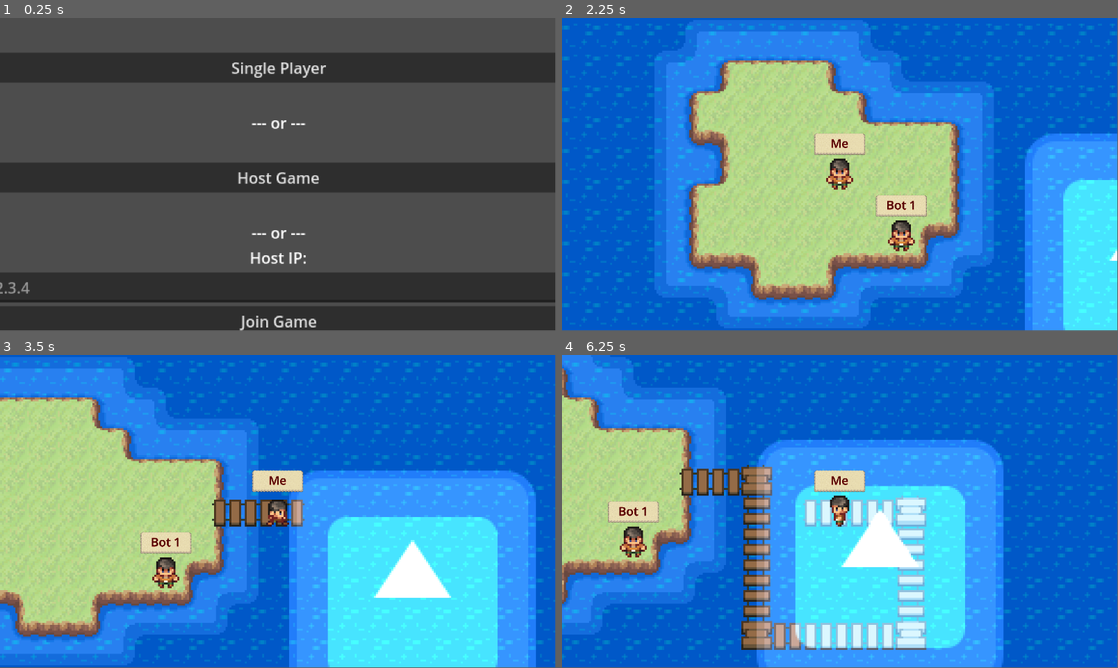
Above: before the commit, frames 1-4 (two rows, left to right).
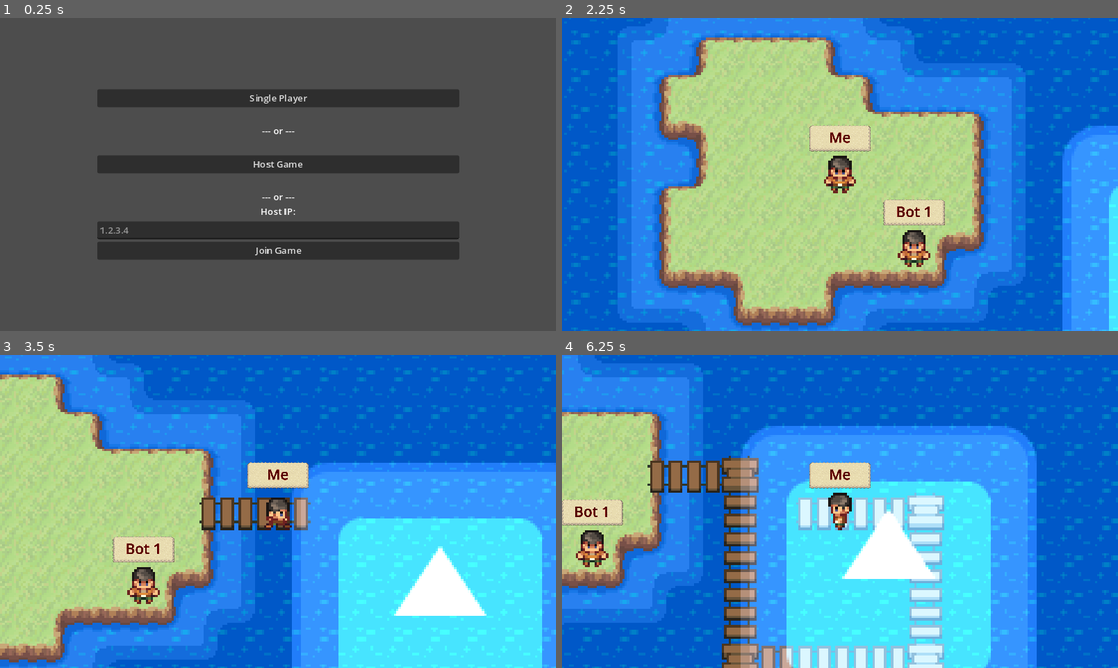
Above: after the commit, the same moments.

Repository: filippo-orru/island-tag-game
Game: Godot game, scene res://MainMenu.tscn
The game is run twice, just before and just after one commit, with the same random seed, the same clock (stepped at 60 frames per second) and the same inputs. The engine's default icon, where the game draws it, is replaced by a stand-in: a white triangle on a blue panel in a dark square.
Inputs:
- Up to frame 1 (0.25 s): no input
- Up to frame 2 (2.25 s): click "Host Game" at 0.5 s; click "Join Game" at 1.25 s; click "Single Player" at 2 s
- Up to frame 3 (3.5 s): tap Enter at 2.75 s; hold Right (ui_right) from 2.78 s (still down)
- Up to frame 4 (6.25 s): release Right (ui_right) at 3.53 s; hold Down (ui_down) 3.53-4.28 s; hold Right (ui_right) 4.28-5.03 s; hold Up (ui_up) 5.03-5.78 s; hold Left (ui_left) from 5.78 s (still down)
The window is 799x449 before the commit and 800x450 after it. Grey fills any space a smaller window leaves; there, only what the larger window draws over its background counts as a difference.

The runs differ from the first frame. In frame 1, 46% of the frame differs, in the area x 0-100%, y 11-100%; in frame 2, 40%; in frame 3, 28%; in frame 4, 39%.

Commit message:
Menu canvas + zoom

Diff:
--- a/MainMenu.gd
+++ b/MainMenu.gd
@@ -47,7 +47,6 @@
 
 func load_game():
 	%MainMenu.hide()
-	%MenuCamera.set_enabled(false)
 	%LocalScenes.add_child(world.instantiate())
 	add_player.rpc(multiplayer.get_unique_id())
 
@@ -85,7 +84,6 @@
 
 func _on_singleplayer_button_pressed():
 	%MainMenu.hide()
-	%MenuCamera.set_enabled(false)
 	%SpawnTarget.add_child(world.instantiate())
 
 	var player1 = player.instantiate()
--- a/MainMenu.tscn
+++ b/MainMenu.tscn
@@ -8,61 +8,6 @@
 script = ExtResource("1_p5tuy")
 player = ExtResource("2_5ul1v")
 world = ExtResource("3_g0kqh")
-
-[node name="MainMenu" type="Control" parent="."]
-unique_name_in_owner = true
-layout_mode = 3
-anchors_preset = 15
-anchor_right = 1.0
-anchor_bottom = 1.0
-grow_horizontal = 2
-grow_vertical = 2
-size_flags_horizontal = 4
-size_flags_vertical = 4
-
-[node name="MarginContainer" type="MarginContainer" parent="MainMenu"]
-custom_minimum_size = Vector2(16, 16)
-layout_mode = 0
-offset_left = 265.0
-offset_top = 133.0
-offset_right = 890.0
-offset_bottom = 557.0
-
-[node name="VBoxContainer" type="VBoxContainer" parent="MainMenu/MarginContainer"]
-layout_mode = 2
-alignment = 1
-
-[node name="SinglePlayerButton" type="Button" parent="MainMenu/MarginContainer/VBoxContainer"]
-layout_mode = 2
-text = "Single Player"
-
-[node name="SingleOrOnline" type="Label" parent="MainMenu/MarginContainer/VBoxContainer"]
-layout_mode = 2
-text = "
---- or ---
-
-"
-horizontal_alignment = 1
-
-[node name="HostButton" type="Button" parent="MainMenu/MarginContainer/VBoxContainer"]
-layout_mode = 2
-text = "Host Game"
-
-[node name="Label" type="Label" parent="MainMenu/MarginContainer/VBoxContainer"]
-layout_mode = 2
-text = "
---- or ---
-Host IP:"
-horizontal_alignment = 1
-
-[node name="IpAddress" type="LineEdit" parent="MainMenu/MarginContainer/VBoxContainer"]
-unique_name_in_owner = true
-layout_mode = 2
-placeholder_text = "1.2.3.4"
-
-[node name="ConnectButton" type="Button" parent="MainMenu/MarginContainer/VBoxContainer"]
-layout_mode = 2
-text = "Join Game"
 
 [node name="SpawnTarget" type="Node2D" parent="."]
 unique_name_in_owner = true
@@ -76,11 +21,73 @@
 [node name="LocalScenes" type="Node" parent="."]
 unique_name_in_owner = true
 
-[node name="MenuCamera" type="Camera2D" parent="."]
+[node name="MenuCanvas" type="CanvasLayer" parent="."]
+follow_viewport_enabled = true
+
+[node name="MainMenu" type="Control" parent="MenuCanvas"]
 unique_name_in_owner = true
-position = Vector2(576, 324)
-zoom = Vector2(2, 2)
+layout_mode = 3
+anchors_preset = 8
+anchor_left = 0.5
+anchor_top = 0.5
+anchor_right = 0.5
+anchor_bottom = 0.5
+grow_horizontal = 2
+grow_vertical = 2
+size_flags_horizontal = 4
+size_flags_vertical = 4
 
-[connection signal="pressed" from="MainMenu/MarginContainer/VBoxContainer/SinglePlayerButton" to="." method="_on_singleplayer_button_pressed"]
-[connection signal="pressed" from="MainMenu/MarginContainer/VBoxContainer/HostButton" to="." method="_on_host_button_pressed"]
-[connection signal="pressed" from="MainMenu/MarginContainer/VBoxContainer/ConnectButton" to="." method="_on_connect_button_pressed"]
+[node name="MarginContainer" type="MarginContainer" parent="MenuCanvas/MainMenu"]
+custom_minimum_size = Vector2(16, 16)
+layout_mode = 1
+anchors_preset = 8
+anchor_left = 0.5
+anchor_top = 0.5
+anchor_right = 0.5
+anchor_bottom = 0.5
+offset_left = -312.5
+offset_top = -212.0
+offset_right = 312.5
+offset_bottom = 212.0
+grow_horizontal = 2
+grow_vertical = 2
+
+[node name="VBoxContainer" type="VBoxContainer" parent="MenuCanvas/MainMenu/MarginContainer"]
+layout_mode = 2
+alignment = 1
+
+[node name="SinglePlayerButton" type="Button" parent="MenuCanvas/MainMenu/MarginContainer/VBoxContainer"]
+layout_mode = 2
+text = "Single Player"
+
+[node name="SingleOrOnline" type="Label" parent="MenuCanvas/MainMenu/MarginContainer/VBoxContainer"]
+layout_mode = 2
+text = "
+--- or ---
+
+"
+horizontal_alignment = 1
+
+[node name="HostButton" type="Button" parent="MenuCanvas/MainMenu/MarginContainer/VBoxContainer"]
+layout_mode = 2
+text = "Host Game"
+
+[node name="Label" type="Label" parent="MenuCanvas/MainMenu/MarginContainer/VBoxContainer"]
+layout_mode = 2
+text = "
+--- or ---
+Host IP:"
+horizontal_alignment = 1
+
+[node name="IpAddress" type="LineEdit" parent="MenuCanvas/MainMenu/MarginContainer/VBoxContainer"]
+unique_name_in_owner = true
+layout_mode = 2
+placeholder_text = "1.2.3.4"
+
+[node name="ConnectButton" type="Button" parent="MenuCanvas/MainMenu/MarginContainer/VBoxContainer"]
+layout_mode = 2
+text = "Join Game"
+
+[connection signal="pressed" from="MenuCanvas/MainMenu/MarginContainer/VBoxContainer/SinglePlayerButton" to="." method="_on_singleplayer_button_pressed"]
+[connection signal="pressed" from="MenuCanvas/MainMenu/MarginContainer/VBoxContainer/HostButton" to="." method="_on_host_button_pressed"]
+[connection signal="pressed" from="MenuCanvas/MainMenu/MarginContainer/VBoxContainer/ConnectButton" to="." method="_on_connect_button_pressed"]
--- a/project.godot
+++ b/project.godot
@@ -17,7 +17,11 @@
 
 [display]
 
+window/size/viewport_width=1920
+window/size/viewport_height=1080
 window/size/mode=2
+window/stretch/mode="canvas_items"
+window/stretch/scale=2.0
 
 [importer_defaults]
 
